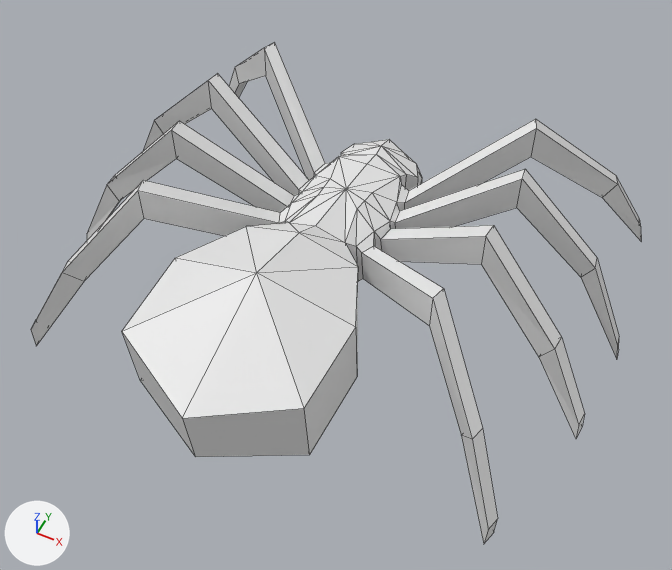
An edit to the Blender file Assets/Models/Spider blender project/Spider.blend, drawn before and after from the same camera.
The view is the same before and after, from a camera (50 mm lens) standing at (1.21, -2.51, 3.09) and looking at (0.07, -0.22, 0.23). Arrows for +X, +Y and +Z are at lower left; the lights stay in place. Mesh edges are drawn as thin lines.

In view in the first picture: 'Spidey'.
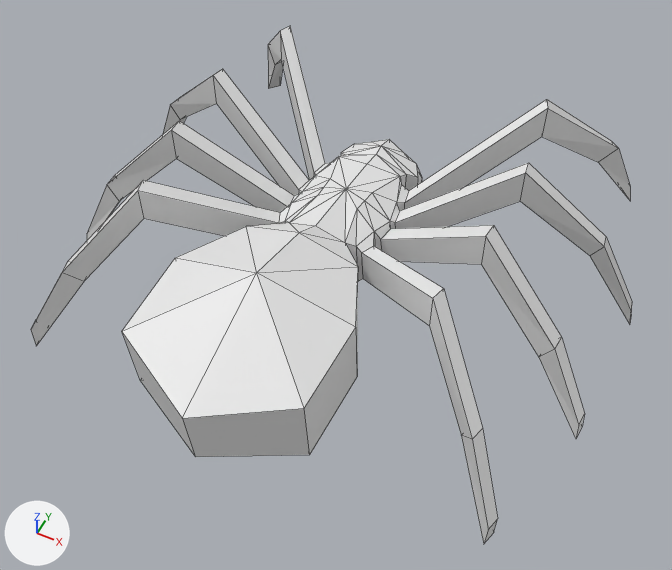
Commit message: Build Spider IK

Pixel boxes [x1, y1, x2, y2] of what changed, in the pictures (672 x 570 px; the box of a moved part takes in the faces that stretch with it):
'Spidey', reshaped: before [31, 43, 641, 543]; after [31, 26, 632, 543]
part 1 of me_cube, moved or reshaped: before [143, 43, 325, 195]; after [163, 26, 325, 195]
part 2 of me_cube, moved or reshaped: before [395, 119, 641, 359]; after [395, 99, 632, 324]

What the commit changed:
me_cube has 225 vertices, 282 faces and spans x -1.2..1.2, y -1.21..0.89, z 0.0..0.81.
me_cube is used by ob_spidey; location (0.0, 0.0, 0.0).
Before the commit, vertices of me_cube: 46 (-0.66, 0.14, 0.66), 47 (-0.67, 0.09, 0.66) at pixel (211, 108), 48 (-0.67, 0.09, 0.81) at pixel (208, 80), 49 (-0.66, 0.14, 0.81) at pixel (217, 73), 50 (-0.59, 0.5, 0.62).
Before the commit, vertices of me_cube: 51 (-0.59, 0.5, 0.77) at pixel (274, 42), 52 (-0.61, 0.44, 0.77) at pixel (264, 47), 53 (-0.61, 0.44, 0.62) at pixel (265, 75), 62 (-0.96, 0.17, 0.4), 63 (-0.97, 0.11, 0.4).
Before the commit, vertices of me_cube: 64 (-1.01, 0.11, 0.47) at pixel (154, 120), 65 (-1.0, 0.17, 0.47) at pixel (163, 113), 66 (-0.89, 0.72, 0.33), 67 (-0.93, 0.76, 0.4), 69 (-0.91, 0.66, 0.33) at pixel (238, 84).
Before the commit, vertices of me_cube: 78 (-1.19, 0.17, 0.0), 79 (-1.2, 0.11, 0.0), 80 (-1.19, 0.1, 0.09), 81 (-1.18, 0.16, 0.09).
Before the commit, vertices of me_cube: 155 (0.67, 0.14, 0.66), 156 (0.67, 0.09, 0.66) at pixel (516, 207), 157 (0.67, 0.09, 0.81) at pixel (522, 178), 158 (0.67, 0.14, 0.81) at pixel (525, 168), 159 (0.6, 0.5, 0.62).
Before the commit, vertices of me_cube: 160 (0.6, 0.5, 0.77) at pixel (535, 118), 161 (0.62, 0.44, 0.77) at pixel (536, 128), 162 (0.62, 0.44, 0.62) at pixel (530, 156), 171 (0.96, 0.17, 0.4), 172 (0.97, 0.11, 0.4) at pixel (580, 277).
Before the commit, vertices of me_cube: 173 (1.01, 0.11, 0.47) at pixel (595, 268), 174 (1.0, 0.17, 0.47) at pixel (597, 257), 175 (0.89, 0.72, 0.33), 176 (0.93, 0.76, 0.4) at pixel (615, 175), 178 (0.91, 0.66, 0.33) at pixel (602, 197).
Before the commit, vertices of me_cube: 187 (1.19, 0.17, 0.0) at pixel (618, 349), 188 (1.2, 0.11, 0.0) at pixel (616, 359), 189 (1.19, 0.1, 0.09) at pixel (617, 347), 190 (1.18, 0.16, 0.09) at pixel (619, 336).
Part 1, on me_cube:
Vertices 46 to 49 of me_cube move by (0.0, 0.04, 0.0).
Vertices 62 to 65 of me_cube move by (0.0, 0.13, 0.0).
Vertices 50 to 53 of me_cube move by (0.0, 0.14, 0.0).
Vertices 78 to 81 of me_cube move by (0.0, 0.21, 0.0).
Vertices 66, 67, 69 of me_cube move by (0.08, 0.22, 0.0).
Vertex 68 of me_cube moves from (-0.95, 0.7, 0.4) at pixel (234, 67) to (-0.89, 0.93, 0.41) at pixel (267, 44).
Vertex 82 of me_cube moves from (-1.09, 0.89, 0.0) to (-0.95, 1.13, 0.0) at pixel (280, 85).
Vertex 83 of me_cube moves from (-1.07, 0.87, 0.1) to (-0.94, 1.11, 0.1).
Vertex 84 of me_cube moves from (-1.09, 0.81, 0.1) to (-0.98, 1.06, 0.11) at pixel (268, 75).
Vertex 85 of me_cube moves from (-1.12, 0.83, 0.0) to (-1.0, 1.08, 0.0) at pixel (268, 88).
Part 2, on me_cube:
Vertices 155 to 158 of me_cube move by (0.0, 0.04, 0.0).
Vertices 171 to 174 of me_cube move by (0.0, 0.13, 0.0).
Vertices 159 to 162 of me_cube move by (0.0, 0.14, 0.0).
Vertices 187 to 190 of me_cube move by (0.0, 0.21, 0.0).
Vertices 175, 176, 178 of me_cube move by (-0.08, 0.22, 0.0).
Vertex 177 of me_cube moves from (0.95, 0.7, 0.4) at pixel (617, 184) to (0.9, 0.93, 0.41) at pixel (618, 148).
Vertex 191 of me_cube moves from (1.1, 0.89, 0.0) to (0.96, 1.13, 0.0) at pixel (623, 191).
Vertex 192 of me_cube moves from (1.08, 0.87, 0.1) at pixel (639, 218) to (0.94, 1.11, 0.1).
Vertex 193 of me_cube moves from (1.1, 0.81, 0.1) at pixel (640, 227) to (0.99, 1.06, 0.11) at pixel (630, 186).
Vertex 194 of me_cube moves from (1.12, 0.83, 0.0) at pixel (641, 241) to (1.0, 1.08, 0.0) at pixel (630, 201).
